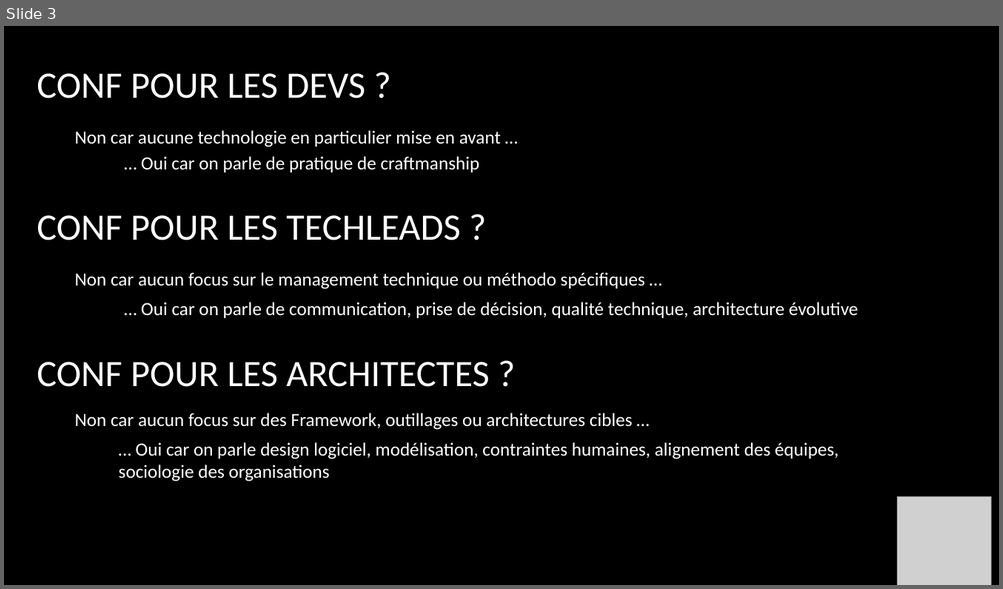
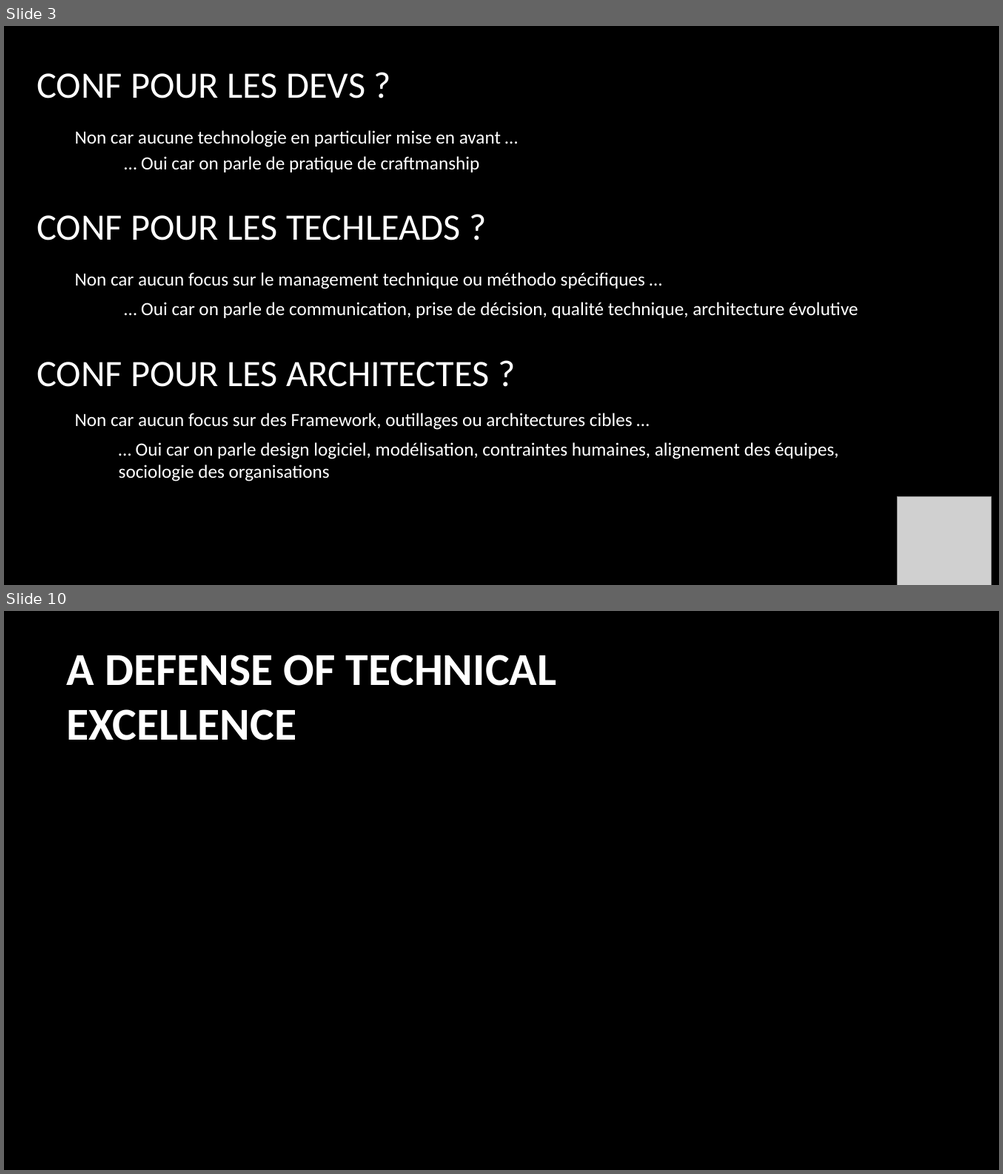
Before and after one commit to b16d/Article, a slide deck: Newcraft2025.pptx. Shown one above the other, each under a label of ours: slide 3 before the commit, slides 3 and 10 after it; the slides between them are not shown. The pictures are 1003x589 and 1003x1174 pixels, drawn with LibreOffice and Linux fonts; fonts in the diff are those of the drawing; grey boxes stand for pictures; background and template pictures are left out. Boxes give left, top, right and bottom in pixels: in the first picture for what was removed or moved away, otherwise in the second. Text is boxed around its words. In the diff, an @@ line names an element or a change of style, - is before the commit and + after.

```diff
--- a/Newcraft2025.pptx
+++ b/Newcraft2025.pptx
@@ slide 10 added at box(4, 611, 999, 1170), background picture (left out) @@
@@ title added at box(67, 655, 557, 741), 44.1 pt, text #FFFFFF, bold @@
+A DEFENSE OF TECHNICAL EXCELLENCE
```
Also in this commit, not shown: 1 slide changed, 6 other slides added.
